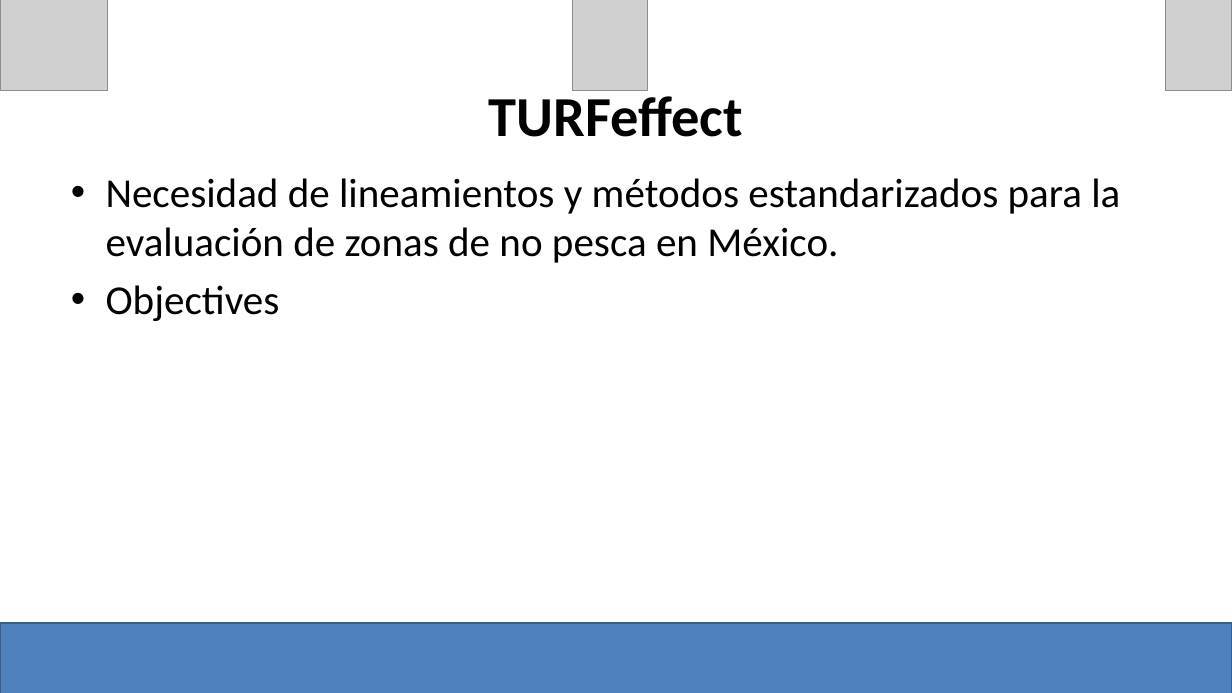
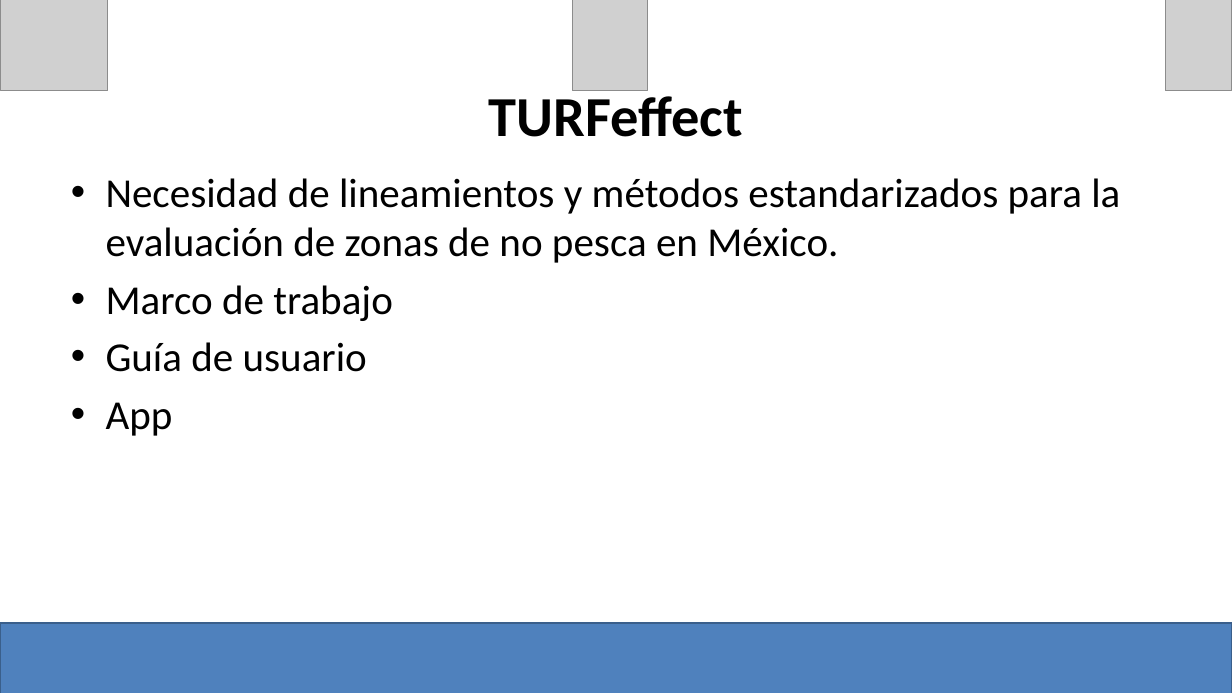
Before and after one commit to turfeffect/Docs, a slide deck: slide 4 of Presentations/Workshop in Mexico/Mexico Workshop.pptx. Drawn at 1232x693 pixels with LibreOffice and Linux fonts; fonts in the diff are those of the drawing; grey boxes stand for pictures. Boxes give left, top, right and bottom in pixels: in the first picture for what was removed or moved away, otherwise in the second. Text is boxed around its words. In the diff, an @@ line names an element or a change of style, - is before the commit and + after.

```diff
--- a/Presentations/Workshop in Mexico/Mexico Workshop.pptx
+++ b/Presentations/Workshop in Mexico/Mexico Workshop.pptx
@@ text at bbox=[106, 285, 393, 436]: text changed @@
-• Objectives
+• Marco de trabajo
+• Guía de usuario
+• App
```
Also in this commit, not shown: 7 other slides changed, 4 slides added, 4 slides removed, 1 other file.
